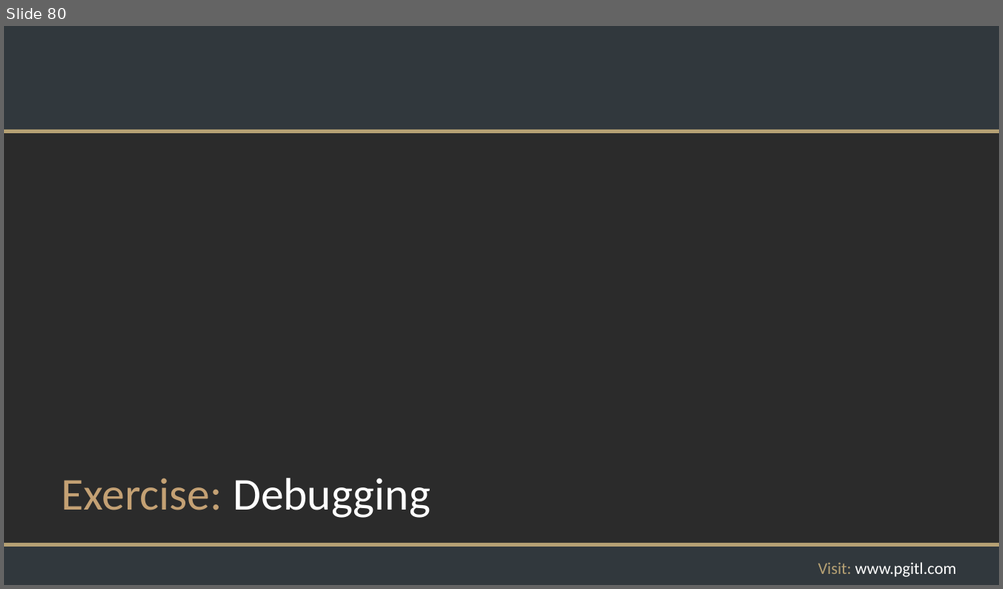
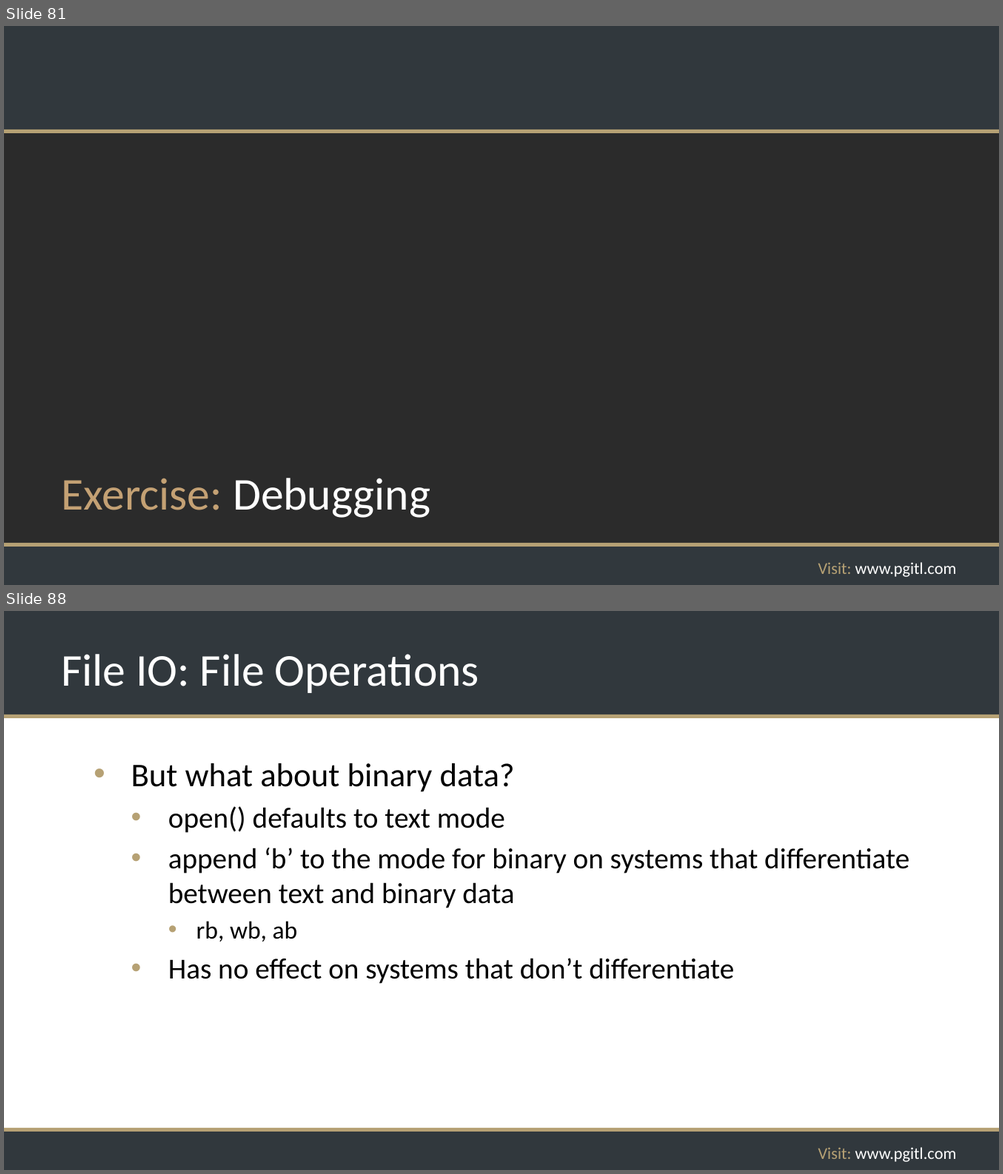
Before and after one commit to rikkouri/project-a, a slide deck: Programming Foundations.pptx. Shown one above the other, each under a label of ours: slide 80 before the commit, slides 81 and 88 after it; the slides between them are not shown. The pictures are 1003x589 and 1003x1174 pixels, drawn with LibreOffice and Linux fonts; fonts in the diff are those of the drawing; background and template pictures are left out; a plain dark background stands for a picture behind light text. Boxes give left, top, right and bottom in pixels: in the first picture for what was removed or moved away, otherwise in the second. Text is boxed around its words. In the diff, an @@ line names an element or a change of style, - is before the commit and + after.

Commit message:
File IO Paths and File Operations slides

```diff
--- a/Programming Foundations.pptx
+++ b/Programming Foundations.pptx
@@ slide 88 added at <box>4,611,999,1170</box>, background #FFFFFF; not listed: 5 template elements that a slide beside it also shows @@
@@ title added at <box>61,654,479,693</box>, 44 pt, text #FFFFFF @@
+File IO: File Operations
@@ text added at <box>131,763,909,984</box>, 28 pt, text #000000 @@
+• But what about binary data?
+  • open() defaults to text mode
+  • append ‘b’ to the mode for binary on systems that differentiate between text and binary data
+    • rb, wb, ab
+  • Has no effect on systems that don’t differentiate
@@ what was slide 80 is now slide 81 @@
```
Also in this commit, not shown: 10 other slides added.
